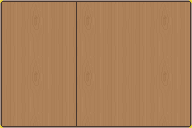
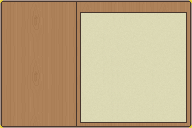
Layers edited between the first and the second (192, 128) image:
added layer "Layer #1" above "Layer" over 80, 12, 187, 123
